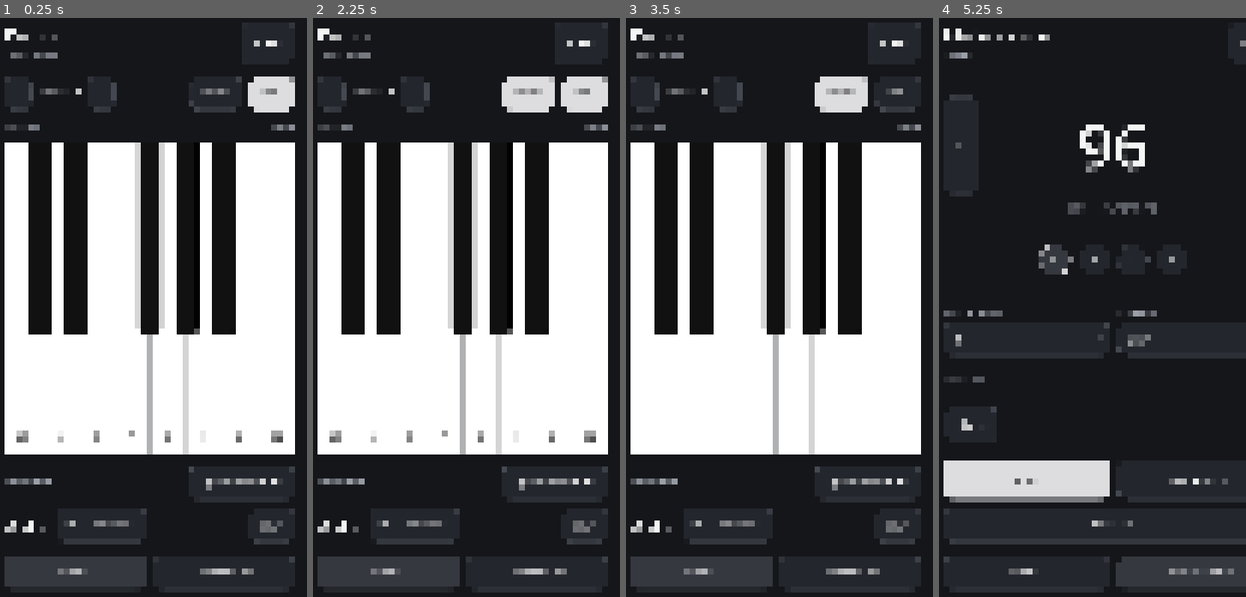
Above: before the commit, frames 1-4 (left to right).
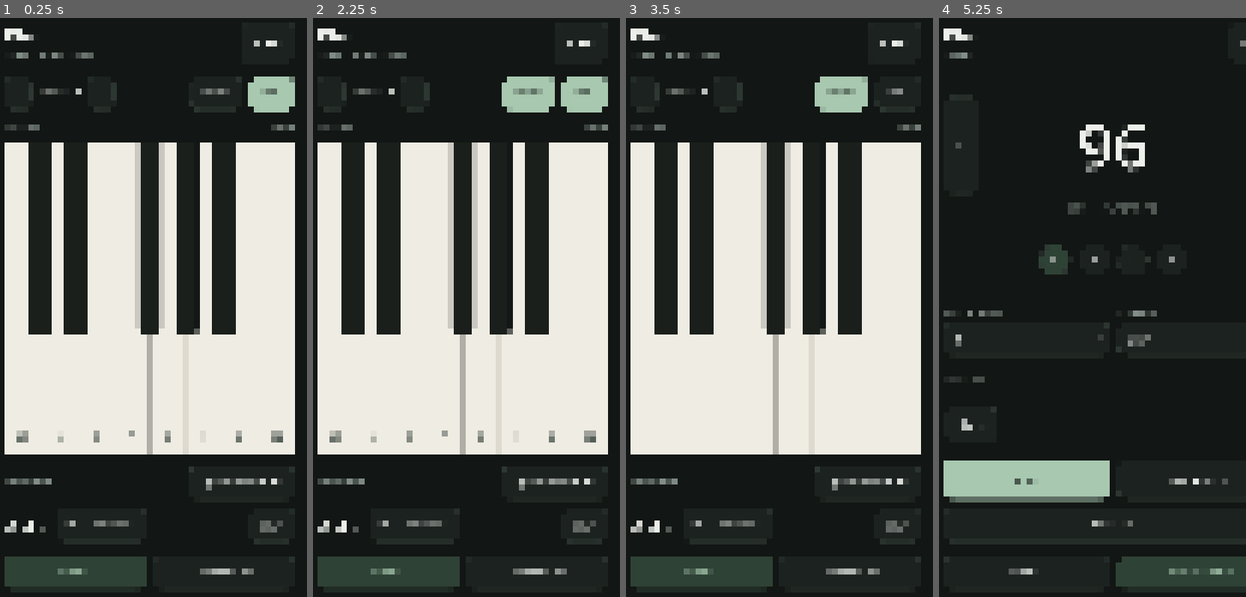
Above: after the commit, the same moments.

Repository: Maks1m-Se/klavo
Game: Godot game, scene res://app/main.tscn
The game is run twice, just before and just after one commit, with the same random seed, the same clock (stepped at 60 frames per second) and the same inputs.
Inputs:
- Up to frame 1 (0.25 s): no input
- Up to frame 2 (2.25 s): click "−" at 0.5 s; click "+" at 1.25 s; click "Sustain" at 2 s
- Up to frame 3 (3.5 s): click "Notes" at 2.75 s
- Up to frame 4 (5.25 s): click "Key size · comfortable" at 3.5 s; click "Key size · compact" at 4.25 s; click "4/4 · Metronome" at 5 s

The runs differ from the first frame. In frame 1, 38% of the frame differs, in the area x 1-97%, y 1-97%; in frame 2, 39%; in frame 3, 39%; in frame 4, 4.5%.

Commit message:
Introduce Klavo and publish installation links

Diff:
--- a/app/main.gd
+++ b/app/main.gd
@@ -22,6 +22,8 @@
 var range_label: Label
 var note_label: Label
 var status_label: Label
+var tap_button: Button
+var tap_flash_until := 0
 var tempo_input: LineEdit
 var bpm_label: Label
 var play_buttons: Array[Button] = []
@@ -100,7 +102,7 @@
         result.set_color("font_focus_color", type, colors.text)
     for type in ["Button", "OptionButton"]:
         result.set_stylebox("normal", type, box(colors.surface, colors.line))
-        result.set_stylebox("hover", type, box(colors.soft, colors.muted))
+        result.set_stylebox("hover", type, box(colors.raised, colors.muted))
         result.set_stylebox("pressed", type, box(colors.soft, colors.accent))
         result.set_stylebox("focus", type, box(Color.TRANSPARENT, colors.accent, 2))
         result.set_stylebox("disabled", type, box(colors.background, colors.line))
@@ -185,10 +187,10 @@
     layout.add_child(header)
     var titlebox := VBoxContainer.new()
     titlebox.add_theme_constant_override("separation", 2)
-    titlebox.add_child(label("Piano" if settings.view == "piano" else "Metronome", 21 if landscape else 25))
-    status_label = label("Grand piano" if settings.view == "piano" else mode_status(), 12, true)
-    if not landscape: titlebox.add_child(status_label)
-    else: status_label.hide()
+    titlebox.add_child(label("Klavo", 21 if landscape else 25))
+    status_label = label("Piano & Metronome" if settings.view == "piano" else mode_status(), 12, true)
+    titlebox.add_child(status_label)
+    status_label.visible = not landscape
     header.add_child(titlebox)
     header.add_child(spacer())
     if landscape: header.add_child(make_nav())
@@ -378,10 +380,11 @@
     play.size_flags_horizontal = Control.SIZE_EXPAND_FILL
     transport.add_child(play)
     play_buttons.append(play)
-    var tap := button("Tap Tempo", tap_tempo)
-    tap.custom_minimum_size.y = 54
-    tap.size_flags_horizontal = Control.SIZE_EXPAND_FILL
-    transport.add_child(tap)
+    tap_button = button("Tap Tempo", tap_tempo)
+    tap_button.custom_minimum_size.y = 54
+    tap_button.size_flags_horizontal = Control.SIZE_EXPAND_FILL
+    transport.add_child(tap_button)
+    update_tap_flash()
     right.add_child(transport)
     var advanced := button("Advanced" if settings.mode == "Basic" else "Advanced · " + str(settings.mode), open_advanced)
     advanced.add_theme_font_size_override("font_size", 12)
@@ -446,7 +449,8 @@
         b.text = "−" if strength == 0 else str(i + 1)
         b.tooltip_text = "Beat " + str(i + 1) + ": " + ["muted", "normal", "accented"][strength]
         var fill: Color = colors.soft if strength == 2 else colors.surface if strength == 1 else colors.background
-        var border: Color = colors.accent if i == current or strength == 2 else colors.line
+        if i == current: fill = colors.soft
+        var border: Color = (colors.downbeat if i == 0 else colors.accent) if i == current else colors.line
         b.add_theme_stylebox_override("normal", box(fill, border, 3 if i == current else 1, 22))
     last_beat = current
 
@@ -501,7 +505,19 @@
     save_settings()
     draw_favorites()
 
+func update_tap_flash() -> void:
+    if not is_instance_valid(tap_button): return
+    if tap_flash_until > Time.get_ticks_msec():
+        var flash := box(colors.raised, colors.downbeat, 2)
+        for state in ["normal", "hover", "pressed"]:
+            tap_button.add_theme_stylebox_override(state, flash)
+    else:
+        for state in ["normal", "hover", "pressed"]:
+            tap_button.remove_theme_stylebox_override(state)
+
 func tap_tempo() -> void:
+    tap_flash_until = Time.get_ticks_msec() + 150
+    update_tap_flash()
     var now := Time.get_ticks_usec() / 1000000.0
     if not taps.is_empty() and now - taps.back() > 4.0: taps.clear()
     taps.append(now)
@@ -541,6 +557,9 @@
     if not clock.running: update_beats(-1)
 
 func _process(_delta: float) -> void:
+    if tap_flash_until > 0 and Time.get_ticks_msec() >= tap_flash_until:
+        tap_flash_until = 0
+        update_tap_flash()
     if clock == null: return
     if clock.running != clock_was_running: sync_transport()
     if clock.running:
--- a/app/palette.gd
+++ b/app/palette.gd
@@ -1,18 +1,17 @@
 extends RefCounted
 class_name AppPalette
 
-# App accents can be replaced independently of the classical piano keys.
 const DARK := {
-    "background": Color("14161a"), "surface": Color("23262c"),
-    "text": Color("f5f5f5"), "muted": Color("a9adb6"),
-    "line": Color("454951"), "accent": Color("dddddf"),
-    "on_accent": Color("17181c"), "soft": Color("35383f")
+    "background": Color("121614"), "surface": Color("1c2220"), "raised": Color("26302c"),
+    "text": Color("ecefea"), "muted": Color("8e9a93"), "line": Color("2e3833"),
+    "accent": Color("a8c8b0"), "on_accent": Color("121614"), "soft": Color("2f4236"),
+    "downbeat": Color("e8b04b"), "danger": Color("d96a50")
 }
 const LIGHT := {
-    "background": Color("f6f6f7"), "surface": Color("e9eaed"),
-    "text": Color("202127"), "muted": Color("5c606b"),
-    "line": Color("b9bec8"), "accent": Color("343740"),
-    "on_accent": Color("ffffff"), "soft": Color("d9dce3")
+    "background": Color("f4f5f0"), "surface": Color("e8ece7"), "raised": Color("dce4dd"),
+    "text": Color("1a2520"), "muted": Color("4e5d55"), "line": Color("bdc9c0"),
+    "accent": Color("315840"), "on_accent": Color("ffffff"), "soft": Color("d5e6d8"),
+    "downbeat": Color("99620b"), "danger": Color("a33725")
 }
 
 static func colors(light: bool) -> Dictionary:
--- a/app/piano_keyboard.gd
+++ b/app/piano_keyboard.gd
@@ -8,7 +8,7 @@
 var octave := 3
 var show_labels := true
 var compact := false
-var accent := Color("cccccc")
+var accent := Color("a8c8b0")
 var white_keys: Array[Dictionary] = []
 var black_keys: Array[Dictionary] = []
 var fingers: Dictionary = {}
@@ -48,17 +48,15 @@
     var font: Font = ThemeDB.fallback_font
     for key in white_keys:
         var rect: Rect2 = key.rect
-        draw_style_box(key_style(Color.WHITE, Color("b0b0b0"), 1), rect)
-        if active.has(key.midi):
-            draw_rect(Rect2(rect.position.x + 2, size.y - 8, rect.size.x - 4, 5), accent)
+        draw_style_box(key_style(Color("a8c8b0") if active.has(key.midi) else Color("efece3"), Color("cfcbbf"), 1), rect)
         if show_labels:
             var label: String = note_name(key.midi) if key.midi % 12 == 0 else NAMES[key.midi % 12]
             var text_size: Vector2 = font.get_string_size(label, HORIZONTAL_ALIGNMENT_LEFT, -1, 12)
-            draw_string(font, Vector2(rect.position.x + (rect.size.x - text_size.x) / 2, size.y - 22), label, HORIZONTAL_ALIGNMENT_LEFT, -1, 12, Color("343434"))
+            draw_string(font, Vector2(rect.position.x + (rect.size.x - text_size.x) / 2, size.y - 22), label, HORIZONTAL_ALIGNMENT_LEFT, -1, 12, Color("3e4a43"))
     for key in black_keys:
         var rect: Rect2 = key.rect
-        draw_style_box(key_style(Color("111111"), Color("000000"), 1), rect)
-        draw_line(Vector2(rect.position.x + 3, rect.end.y - 5), Vector2(rect.end.x - 3, rect.end.y - 5), Color("292929"), 2)
+        draw_style_box(key_style(Color("1a1f1c"), Color("121614"), 1), rect)
+        draw_line(Vector2(rect.position.x + 3, rect.end.y - 5), Vector2(rect.end.x - 3, rect.end.y - 5), Color("2e3833"), 2)
         if active.has(key.midi):
             draw_rect(Rect2(rect.position.x + 3, rect.end.y - 11, rect.size.x - 6, 4), accent)
 
@@ -110,12 +108,12 @@
     elif event is InputEventScreenDrag:
         press_finger(event.index, event.position)
         accept_event()
-    elif event is InputEventMouseButton and event.button_index == MOUSE_BUTTON_LEFT:
+    elif event is InputEventMouseButton and event.device != InputEvent.DEVICE_ID_EMULATION and event.button_index == MOUSE_BUTTON_LEFT:
         mouse_down = event.pressed
         if mouse_down: press_finger(-1, event.position)
         else: release_finger(-1)
         accept_event()
-    elif event is InputEventMouseMotion and mouse_down:
+    elif event is InputEventMouseMotion and event.device != InputEvent.DEVICE_ID_EMULATION and mouse_down:
         press_finger(-1, event.position)
         accept_event()
 
--- a/project.godot
+++ b/project.godot
@@ -1,10 +1,12 @@
 config_version=5
 
 [application]
-config/name="Piano & Metronome"
+config/name="Klavo"
 config/version="0.1.0"
 run/main_scene="res://app/main.tscn"
 config/features=PackedStringArray("4.6", "GL Compatibility")
+boot_splash/bg_color=Color(0.071, 0.086, 0.078, 1)
+boot_splash/show_image=false
 config/icon="res://assets/icons/app.svg"
 
 [display]
@@ -19,8 +21,9 @@
 [rendering]
 renderer/rendering_method="gl_compatibility"
 renderer/rendering_method.mobile="gl_compatibility"
-environment/defaults/default_clear_color=Color(0.071, 0.078, 0.09, 1)
+environment/defaults/default_clear_color=Color(0.071, 0.086, 0.078, 1)
 textures/default_filters/use_nearest_mipmap_filter=false
+textures/vram_compression/import_etc2_astc=true
 
 [audio]
 driver/output_latency=15
Not shown, changed: export_presets.cfg
Not shown, changed: scripts/build-android.sh
